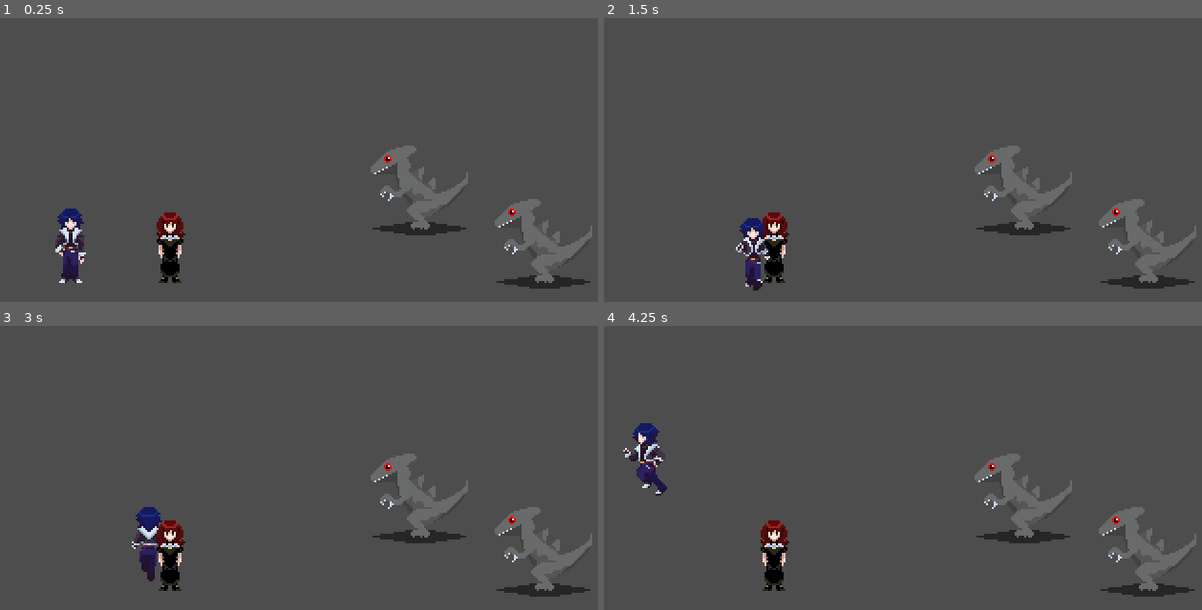
Above: before the commit, frames 1-4 (two rows, left to right).
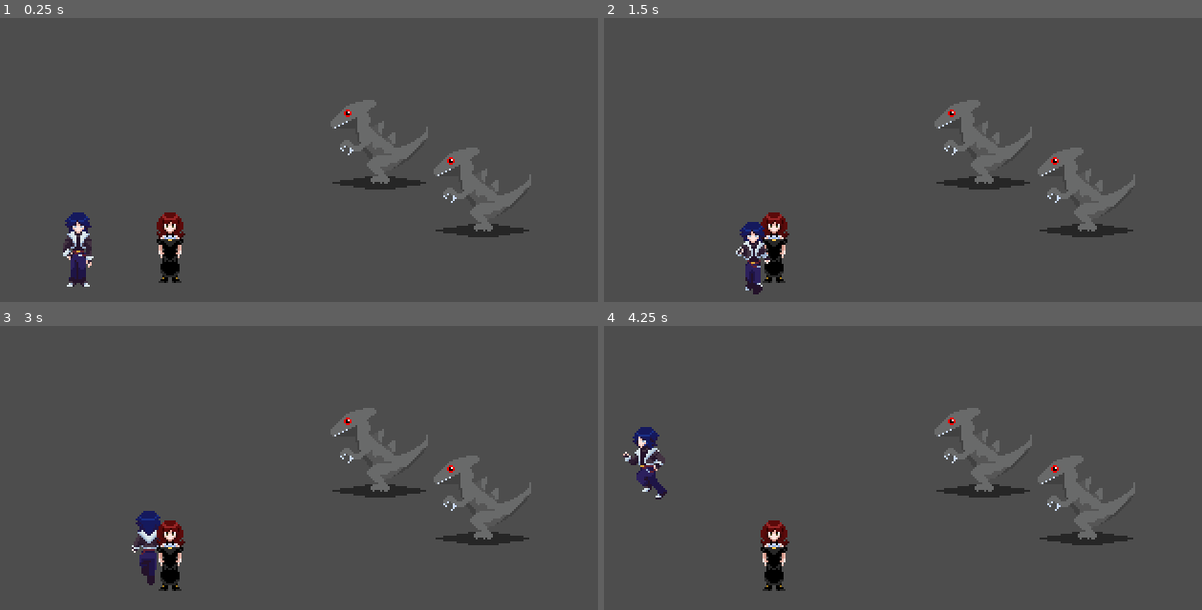
Above: after the commit, the same moments.

Repository: JTenroon/RPGProject
Game: Godot game, scene res://Scenes/Debug.tscn
Same seed, same stepped clock (60 frames per second), same inputs: the game is played once before the commit and once after it.
Inputs:
- Up to frame 1 (0.25 s): no input
- Up to frame 2 (1.5 s): tap Enter at 0.5 s; hold D (move_right) 0.53-1.28 s; tap Space (context) at 0.6 s; hold S (move_down) from 1.28 s (still down); tap Q (disableMovement) at 1.35 s
- Up to frame 3 (3 s): release S (move_down) at 2.03 s; hold D (move_right) 2.03-2.78 s; tap Space (context) at 2.1 s; hold W (move_up) from 2.78 s (still down); tap Q (disableMovement) at 2.85 s
- Up to frame 4 (4.25 s): release W (move_up) at 3.53 s; hold A (move_left) from 3.53 s (still down); tap Space (context) at 3.6 s

The runs differ from the first frame. In frame 1, 7.2% of the frame differs, in the area x 9-100%, y 28-96%; in frame 2, 6.8%; in frame 3, 6.6%; in frame 4, 6.9%.

Commit message:
updates
nothing is broken

Diff:
--- a/Actors/Player/Player.tscn
+++ b/Actors/Player/Player.tscn
@@ -4,6 +4,7 @@
 [ext_resource type="Texture2D" uid="uid://bob5lnd1quun" path="res://Assets/Icons/talk.png" id="3_yqfyh"]
 [ext_resource type="Texture2D" uid="uid://cof81p4xlihqe" path="res://Assets/Icons/examine.png" id="4_vywg6"]
 [ext_resource type="Texture2D" uid="uid://boh5uqms15edo" path="res://Assets/Player/MC-Sheet1.png" id="4_yqfyh"]
+[ext_resource type="PackedScene" uid="uid://5fk63jlydd01" path="res://Assets/UI/Combat/ATBall/at_ball.tscn" id="5_vywg6"]
 
 [sub_resource type="RectangleShape2D" id="RectangleShape2D_0rwas"]
 size = Vector2(11.96875, 12.125)
@@ -232,7 +233,7 @@
 &"RunU": SubResource("Animation_7m1i7")
 }
 
-[node name="CharacterBody2D" type="CharacterBody2D" unique_id=493676502 groups=["party", "player"]]
+[node name="Player" type="CharacterBody2D" unique_id=493676502 groups=["party", "player"]]
 script = ExtResource("1_80rbv")
 
 [node name="CollisionShape2D" type="CollisionShape2D" parent="." unique_id=288858850]
@@ -274,3 +275,26 @@
 
 [node name="AnimationPlayer" type="AnimationPlayer" parent="." unique_id=659264443]
 libraries/ = SubResource("AnimationLibrary_yw7as")
+
+[node name="partyCombatUI" type="Control" parent="." unique_id=608109485]
+z_index = 10
+layout_mode = 3
+anchors_preset = 0
+offset_left = -31.0
+offset_top = -28.0
+offset_right = 30.53846
+offset_bottom = 32.0
+
+[node name="ATBall" parent="partyCombatUI" unique_id=204484381 instance=ExtResource("5_vywg6")]
+layout_mode = 1
+anchors_preset = 7
+anchor_left = 0.5
+anchor_top = 1.0
+anchor_right = 0.5
+anchor_bottom = 1.0
+offset_left = -9.76923
+offset_top = 15.0
+offset_right = 10.301121
+offset_bottom = 35.35251
+grow_horizontal = 2
+grow_vertical = 0
--- a/Actors/Player/player.gd
+++ b/Actors/Player/player.gd
@@ -2,11 +2,12 @@
 
 # -- Stats (later these can come from a CharacterStats resource) --
 @export var moveSpeed: float = 500.0
-@export var HP: int = 25
+@export var maxHP: int = 25
 @export var ATK: int = 5
 @export var SPD: int = 5
 @export var pointerLength: float = 10.0
 
+@onready var combatUI: Control = $partyCombatUI
 
 var ATB: int
 var movementDisabled = false
@@ -22,6 +23,8 @@
 var _inputDirection: Vector2 = Vector2.ZERO
 
 func _ready() -> void:
+
+	combatUI.hide()
 	_pointer = $pointer
 	talkIcon = $talkIcon
 	examineIcon = $examineIcon
--- /dev/null
+++ b/Assets/UI/Combat/ATBall/at_ball.tscn
@@ -0,0 +1,21 @@
+[gd_scene format=3 uid="uid://5fk63jlydd01"]
+
+[ext_resource type="Texture2D" uid="uid://cbbehyauocyi2" path="res://Assets/UI/Combat/ATBall/ATBBallBG.png" id="1_ekym0"]
+[ext_resource type="Texture2D" uid="uid://bmhrppdow3j1g" path="res://Assets/UI/Combat/ATBall/ATBBallForeground.png" id="2_xgppn"]
+[ext_resource type="Texture2D" uid="uid://cwqx30gedg3hh" path="res://Assets/UI/Combat/ATBall/ATBBallMeter.png" id="3_0ucem"]
+
+[node name="ATBall" type="TextureProgressBar" unique_id=204484381]
+anchors_preset = -1
+anchor_left = -0.0375
+anchor_top = -0.17777778
+anchor_right = -0.0375
+anchor_bottom = -0.17777778
+offset_left = -10.0
+offset_top = 46.0
+offset_right = 22.280703
+offset_bottom = 100.0
+rotation = -1.5707964
+max_value = 18.0
+texture_under = ExtResource("1_ekym0")
+texture_over = ExtResource("2_xgppn")
+texture_progress = ExtResource("3_0ucem")
--- /dev/null
+++ b/Assets/UI/Panel/MenuGradient.tres
@@ -0,0 +1,11 @@
+[gd_resource type="GradientTexture2D" format=3 uid="uid://d8t4ajjmd302"]
+
+[sub_resource type="Gradient" id="Gradient_6h2br"]
+offsets = PackedFloat32Array(0, 0.9939759)
+colors = PackedColorArray(0.12941177, 0.25490198, 0.21568628, 1, 0, 0.49803922, 0.3764706, 1)
+
+[resource]
+gradient = SubResource("Gradient_6h2br")
+width = 24
+height = 24
+fill_from = Vector2(1, 0.8)
--- a/Assets/UI/Panel/menu_box.tscn
+++ b/Assets/UI/Panel/menu_box.tscn
@@ -1,17 +1,8 @@
 [gd_scene format=3 uid="uid://c76r56rcpk8vi"]
 
 [ext_resource type="Theme" uid="uid://di1ug3dde03kt" path="res://Assets/UI/UI Theme.tres" id="1_emoxn"]
+[ext_resource type="Texture2D" uid="uid://d8t4ajjmd302" path="res://Assets/UI/Panel/MenuGradient.tres" id="2_3ivmn"]
 [ext_resource type="FontFile" uid="uid://b3brotw7ieos6" path="res://Assets/UI/Font/Body/PIXEAB__.TTF" id="2_6h2br"]
-
-[sub_resource type="Gradient" id="Gradient_6h2br"]
-offsets = PackedFloat32Array(0, 0.9939759)
-colors = PackedColorArray(0.12941177, 0.25490198, 0.21568628, 1, 0, 0.49803922, 0.3764706, 1)
-
-[sub_resource type="GradientTexture2D" id="GradientTexture2D_3ivmn"]
-gradient = SubResource("Gradient_6h2br")
-width = 24
-height = 24
-fill_from = Vector2(1, 0.8)
 
 [node name="MenuBox" type="CanvasLayer" unique_id=757647628]
 
@@ -21,9 +12,8 @@
 offset_left = 64.0
 offset_top = 4.0
 offset_right = -4.0
-offset_bottom = 76.0
+offset_bottom = 66.0
 grow_horizontal = 2
-grow_vertical = 2
 size_flags_vertical = 0
 theme = ExtResource("1_emoxn")
 
@@ -38,7 +28,7 @@
 offset_bottom = -3.0
 grow_horizontal = 2
 grow_vertical = 2
-texture = SubResource("GradientTexture2D_3ivmn")
+texture = ExtResource("2_3ivmn")
 expand_mode = 2
 metadata/_edit_use_anchors_ = true
 
@@ -50,7 +40,7 @@
 offset_left = 6.0
 offset_top = 6.0
 offset_right = -6.0
-offset_bottom = -54.0
+offset_bottom = -45.0
 grow_vertical = 2
 theme_override_fonts/font = ExtResource("2_6h2br")
 theme_override_font_sizes/font_size = 8
--- /dev/null
+++ b/Assets/UI/Pause/pause_menu.tscn
@@ -0,0 +1,45 @@
+[gd_scene format=3 uid="uid://lm1bwy37i2cx"]
+
+[ext_resource type="Theme" uid="uid://di1ug3dde03kt" path="res://Assets/UI/UI Theme.tres" id="1_itcic"]
+[ext_resource type="Texture2D" uid="uid://d8t4ajjmd302" path="res://Assets/UI/Panel/MenuGradient.tres" id="2_5j8ba"]
+
+[sub_resource type="Theme" id="Theme_w4d7g"]
+
+[node name="PauseMenu" type="CanvasLayer" unique_id=880112667]
+
+[node name="Main Menu" type="Panel" parent="." unique_id=2013841321]
+anchors_preset = -1
+anchor_left = 0.75
+anchor_top = 0.011111111
+anchor_right = 0.990625
+anchor_bottom = 0.6111111
+theme = ExtResource("1_itcic")
+metadata/_edit_use_anchors_ = true
+
+[node name="TextureRect" type="TextureRect" parent="Main Menu" unique_id=289504949]
+layout_mode = 1
+anchors_preset = -1
+anchor_right = 1.0
+anchor_bottom = 1.0
+offset_left = 3.0
+offset_top = 3.0
+offset_right = -3.0
+offset_bottom = -3.0
+texture = ExtResource("2_5j8ba")
+
+[node name="Button" type="Button" parent="Main Menu" unique_id=352802554]
+layout_mode = 1
+anchors_preset = -1
+offset_left = 3.0
+offset_top = 3.0
+offset_right = 70.0
+offset_bottom = 22.0
+theme = SubResource("Theme_w4d7g")
+theme_type_variation = &"FlatButton"
+theme_override_colors/font_color = Color(0.875, 0.875, 0.875, 1)
+theme_override_colors/icon_pressed_color = Color(1, 1, 1, 1)
+theme_override_colors/icon_hover_color = Color(1, 1, 1, 1)
+theme_override_colors/icon_hover_pressed_color = Color(1, 1, 1, 1)
+theme_override_font_sizes/font_size = 8
+text = "Equip"
+alignment = 0
--- a/Assets/UI/UI Theme.tres
+++ b/Assets/UI/UI Theme.tres
@@ -13,7 +13,7 @@
 region_rect = Rect2(0, 0, 24, 24)
 
 [resource]
-Button/font_sizes/font_size = 16
+Button/font_sizes/font_size = 8
 Button/fonts/font = ExtResource("1_rn8x2")
 Label/font_sizes/font_size = 16
 Label/fonts/font = ExtResource("1_rn8x2")
--- a/Scenes/Debug.tscn
+++ b/Scenes/Debug.tscn
@@ -11,13 +11,13 @@
 
 [node name="Player" parent="." unique_id=493676502 instance=ExtResource("1_rwhvy")]
 y_sort_enabled = true
-position = Vector2(43, 115)
+position = Vector2(47, 117)
 moveSpeed = 80.0
 pointerLength = 25.0
 
 [node name="Rock Lizard" parent="." unique_id=1790967525 instance=ExtResource("3_pr2ys")]
 y_sort_enabled = true
-position = Vector2(226, 87)
+position = Vector2(205, 63)
 
 [node name="Ken" parent="." unique_id=1833336018 instance=ExtResource("2_8koso")]
 y_sort_enabled = false
@@ -29,4 +29,4 @@
 typewriterSpeed = 70.0
 
 [node name="Rock Lizard2" parent="." unique_id=2049332055 instance=ExtResource("3_pr2ys")]
-position = Vector2(291, 115)
+position = Vector2(259, 88)
--- a/Scripts/Autoloads/CombatManager.gd
+++ b/Scripts/Autoloads/CombatManager.gd
@@ -3,6 +3,8 @@
 @onready var aggroed: CharacterBody2D = null
 var combatants: Array [CharacterBody2D]
 var enemies: Array [CharacterBody2D]
+
+signal combatStarted
 
 func start(starter: CharacterBody2D) -> void:
 
@@ -13,6 +15,7 @@
 	_getParty()
 	_addEnemies()
 	_printCombatants()
+	emit_signal("combatStarted")
 
 
 func _aggroEnemies(starter: CharacterBody2D) -> void:
Binary file added: Assets/UI/Combat/ATBBar.png
Not shown, added: Assets/UI/Combat/ATBBar.png.import
Binary file added: Assets/UI/Combat/ATBall/ATBBallBG.png
Not shown, added: Assets/UI/Combat/ATBall/ATBBallBG.png.import
Binary file added: Assets/UI/Combat/ATBall/ATBBallForeground.png
Not shown, added: Assets/UI/Combat/ATBall/ATBBallForeground.png.import
Binary file added: Assets/UI/Combat/ATBall/ATBBallMeter.png
Not shown, added: Assets/UI/Combat/ATBall/ATBBallMeter.png.import
Binary file added: Assets/UI/Combat/BarBG.png
Not shown, added: Assets/UI/Combat/BarBG.png.import
Binary file added: Assets/UI/Combat/HealthBar.png
Not shown, added: Assets/UI/Combat/HealthBar.png.import
(and 2 more such lines)
